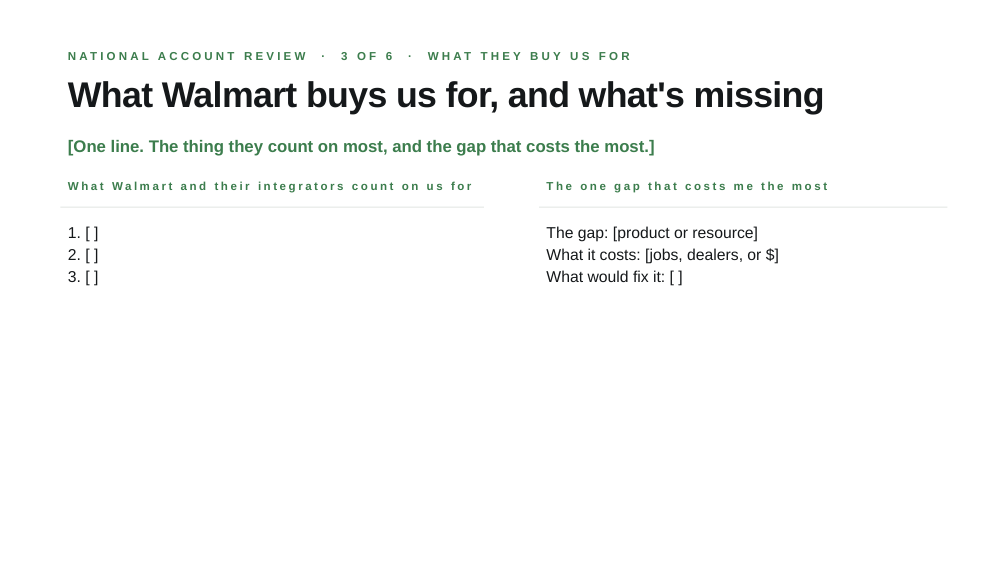
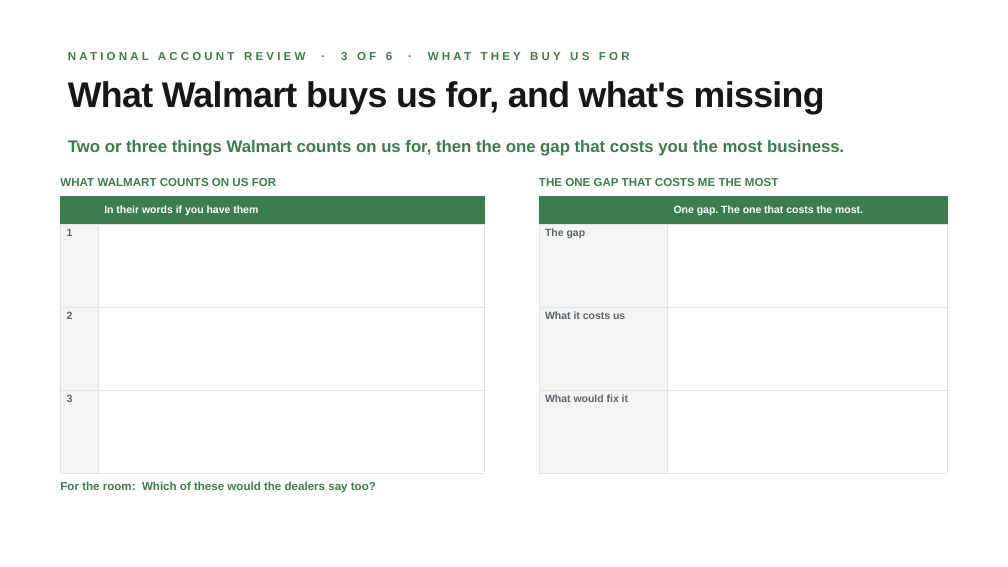
Before and after one commit to guralsnj/git_test, a slide deck: slide 4 of decks/territory-review/National Account Presentation - Walmart (Chad).pptx. Drawn at 1008x567 pixels with LibreOffice and Linux fonts; fonts in the diff are those of the drawing; background and template pictures are left out. Boxes give left, top, right and bottom in pixels: in the first picture for what was removed or moved away, otherwise in the second. Text is boxed around its words. In the diff, an @@ line names an element or a change of style, - is before the commit and + after.

```diff
--- a/decks/territory-review/National Account Presentation - Walmart (Chad).pptx
+++ b/decks/territory-review/National Account Presentation - Walmart (Chad).pptx
@@ text at <box>68,140,844,156</box>: text changed @@
-[One line. The thing they count on most, and the gap that costs the most.]
+Two or three things Walmart counts on us for, then the one gap that costs you the most business.
@@ text at <box>60,178,276,186</box>: text changed @@
-What Walmart and their integrators count on us for
+WHAT WALMART COUNTS ON US FOR
@@ text at <box>539,178,778,186</box>: text changed @@
-The one gap that costs me the most
+THE ONE GAP THAT COSTS ME THE MOST
@@ line removed from (60, 207) to (484, 207) @@
@@ table added at <box>60,197,484,473</box>, 4 rows, 2 columns @@
+ | In their words if you have them
+1 | 
+2 | 
+3 | 
@@ line removed from (539, 207) to (948, 207) @@
@@ table added at <box>539,197,948,473</box>, 4 rows, 2 columns @@
+ | One gap. The one that costs the most.
+The gap | 
+What it costs us | 
+What would fix it | 
@@ text removed at <box>68,227,81,282</box> @@
-1. [ ]
-2. [ ]
-3. [ ]
@@ text removed at <box>546,226,761,282</box> @@
-The gap: [product or resource]
-What it costs: [jobs, dealers, or $]
-What would fix it: [ ]
@@ text added at <box>60,481,376,493</box>, 11 pt, text #3C7D4D, bold @@
+For the room: Which of these would the dealers say too?
```
Also in this commit, not shown: 5 other slides changed, 3 other files.
